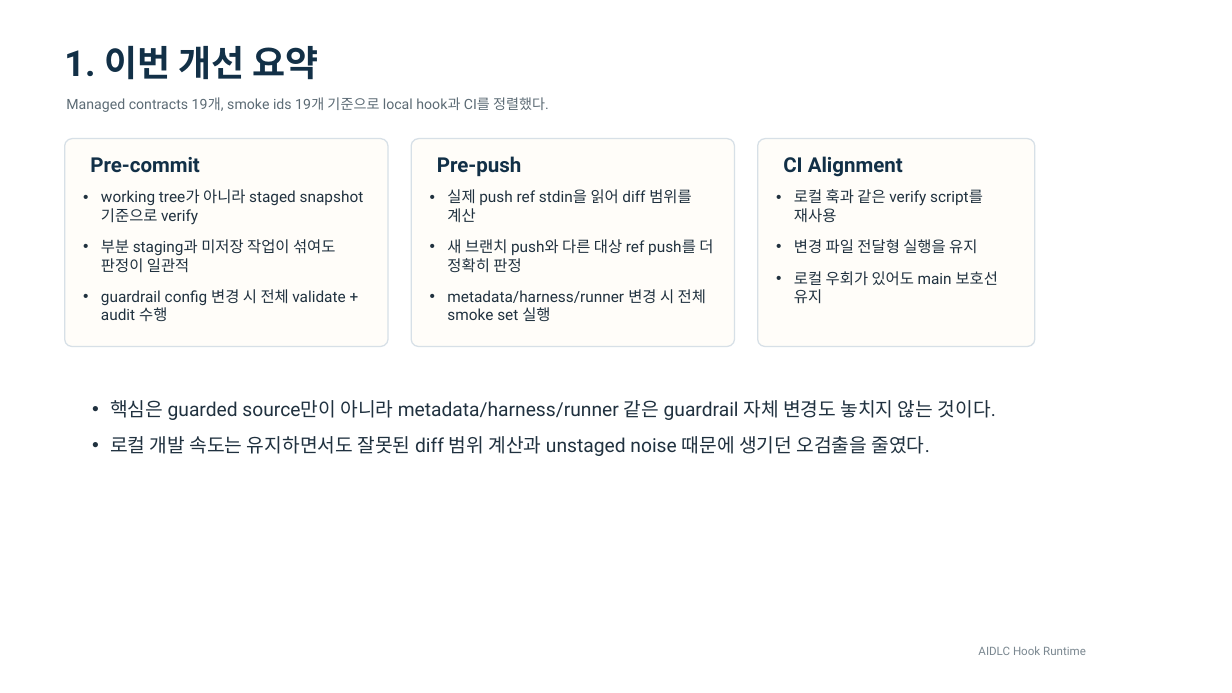
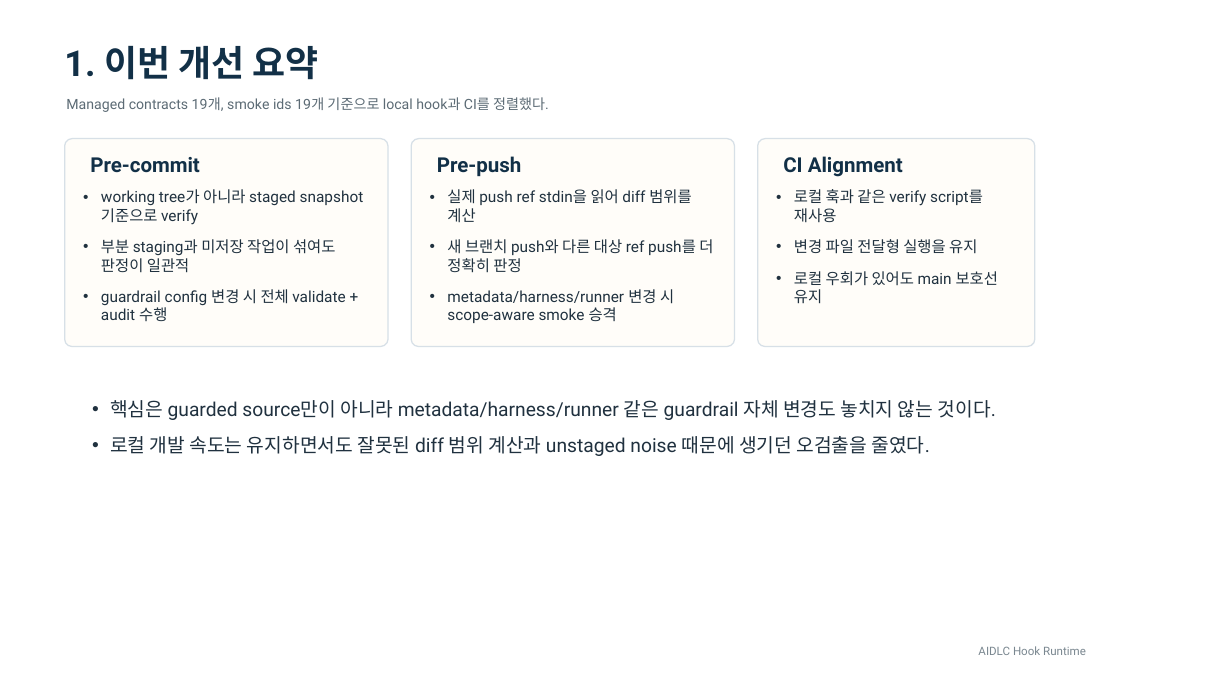
Before and after one commit to hosooregai-netizen/saftysite, a slide deck: slide 2 of docs/guardrails/aidlc-hooks-overview.pptx. Drawn at 1232x693 pixels with LibreOffice and Linux fonts; fonts in the diff are those of the drawing. Boxes give left, top, right and bottom in pixels: in the first picture for what was removed or moved away, otherwise in the second. Text is boxed around its words. In the diff, an @@ line names an element or a change of style, - is before the commit and + after.

Commit message:
Tighten smoke fallback scopes and refresh admin analytics smoke

```diff
--- a/docs/guardrails/aidlc-hooks-overview.pptx
+++ b/docs/guardrails/aidlc-hooks-overview.pptx
@@ text at box(447, 289, 674, 323): text changed @@
-• metadata/harness/runner 변경 시 전체 smoke set 실행
+• metadata/harness/runner 변경 시 scope-aware smoke 승격
```
Also in this commit, not shown: 4 other slides changed, 8 other files.
